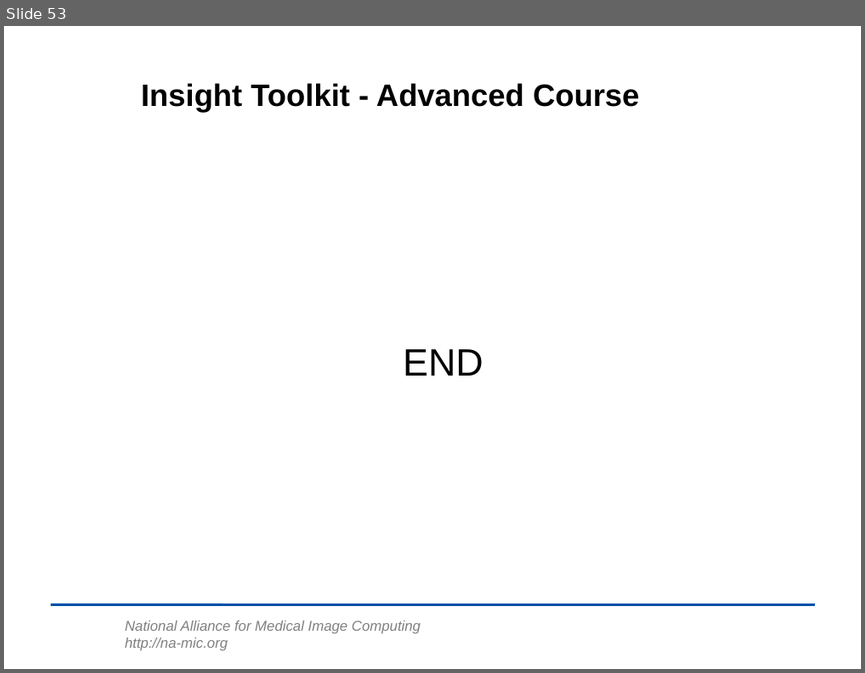
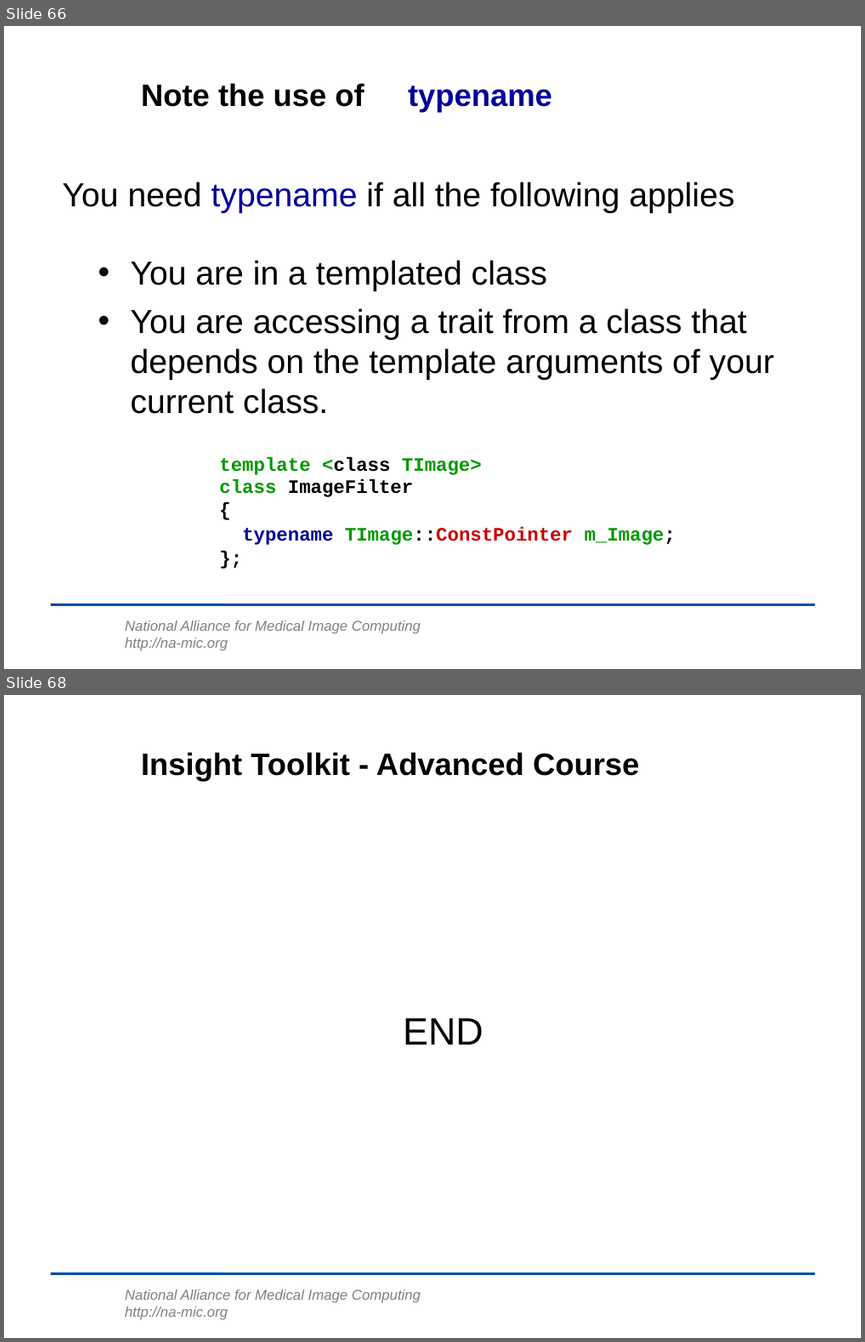
Before and after one commit to lheckemann/namic-sandbox, a slide deck: ITKAdvancedCourse/doc/presentations/Insight-DesignPatterns.ppt. Shown one above the other, each under a label of ours: slide 53 before the commit, slides 66 and 68 after it; the slides between them are not shown. The pictures are 865x673 and 865x1342 pixels, drawn with LibreOffice and Linux fonts; fonts in the diff are those of the drawing; background and template pictures are left out. Boxes give left, top, right and bottom in pixels: in the first picture for what was removed or moved away, otherwise in the second. Text is boxed around its words. In the diff, an @@ line names an element or a change of style, - is before the commit and + after.

Commit message:
ENH: Factories finished.      Traits finished.

```diff
--- a/ITKAdvancedCourse/doc/presentations/Insight-DesignPatterns.ppt
+++ b/ITKAdvancedCourse/doc/presentations/Insight-DesignPatterns.ppt
@@ slide 66 added at bbox=[4, 26, 861, 669], background #FFFFFF; not listed: 2 template elements that a slide beside it also shows @@
@@ title added at bbox=[141, 83, 552, 112], 26 pt, text #000000, bold @@
+Note the use of typename
@@ text added at bbox=[63, 182, 734, 213], 28 pt, text #000000 @@
+You need typename if all the following applies
@@ text added at bbox=[131, 260, 774, 414], 28 pt, text #000000 @@
+• You are in a templated class
+• You are accessing a trait from a class that depends on the template arguments of your current class.
@@ text added at bbox=[219, 457, 676, 544], 16 pt, text #009900, bold @@
+template <class TImage>
+class ImageFilter
+{
+typename TImage::ConstPointer m_Image;
+};
@@ what was slide 53 is now slide 68 @@
```
Also in this commit, not shown: 2 slides changed, 14 other slides added.
